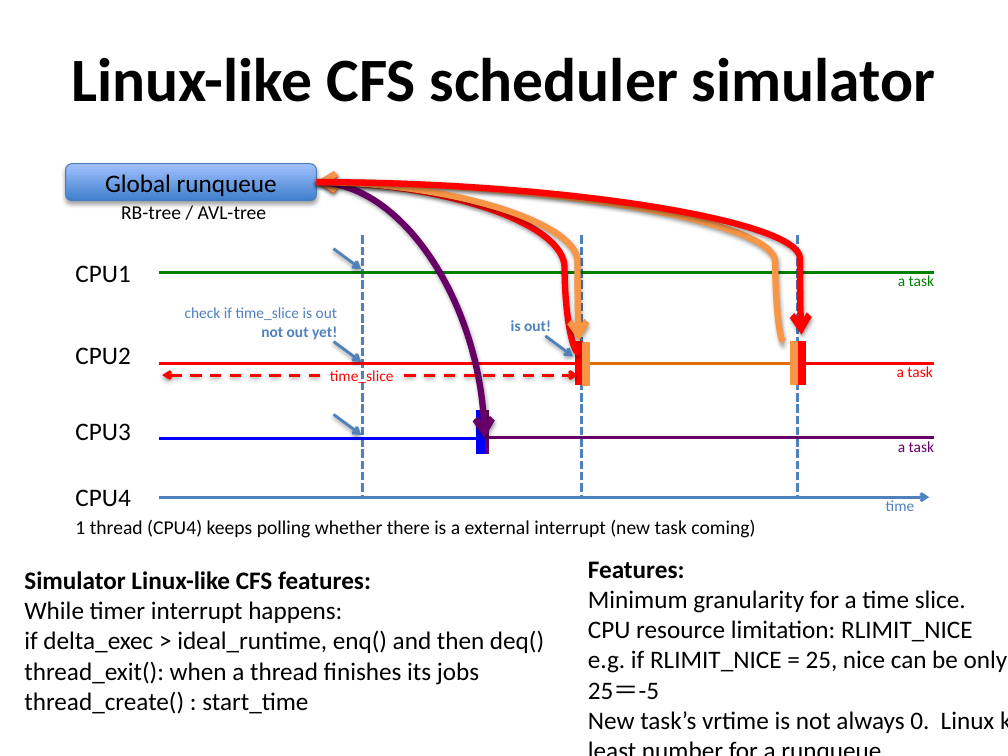
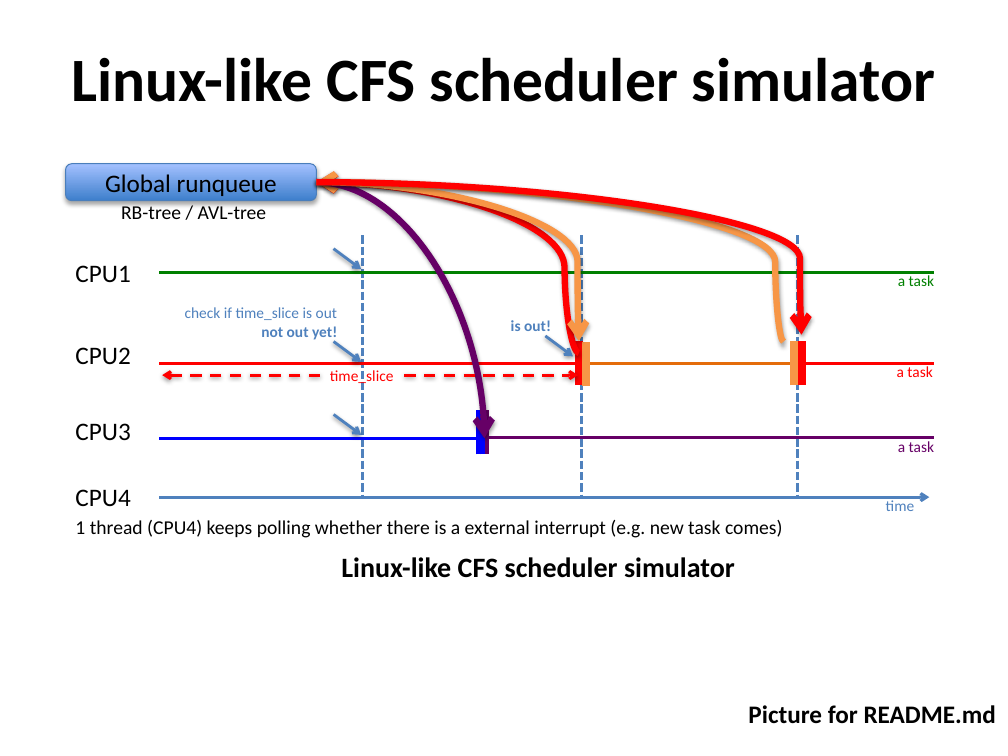
Before and after one commit to caomincan/CFSLockFreeRBTree, a slide deck: slide 11 of MPP_final_ppt_Jack_ppt.pptx (slide 2 before the commit). Drawn at 1008x756 pixels with LibreOffice and Linux fonts; fonts in the diff are those of the drawing. Boxes give left, top, right and bottom in pixels: in the first picture for what was removed or moved away, otherwise in the second. Text is boxed around its words. In the diff, an @@ line names an element or a change of style, - is before the commit and + after.

```diff
--- a/MPP_final_ppt_Jack_ppt.pptx
+++ b/MPP_final_ppt_Jack_ppt.pptx
@@ text at bbox=[75, 520, 783, 538]: text changed @@
-1 thread (CPU4) keeps polling whether there is a external interrupt (new task coming)
+1 thread (CPU4) keeps polling whether there is a external interrupt (e.g. new task comes)
@@ text added at bbox=[341, 557, 735, 578], 20 pt, text #000000, bold @@
+Linux-like CFS scheduler simulator
@@ text removed at bbox=[588, 561, 1008, 733] @@
-Features:
-Minimum granularity for a time slice.
-CPU resource limitation: RLIMIT_NICE
-e.g. if RLIMIT_NICE = 25, nice can be only 20-25＝-5
-New task’s vrtime is not always 0. Linux keep a least number for a runqueue.
@@ text removed at bbox=[24, 571, 544, 714] @@
-Simulator Linux-like CFS features:
-While timer interrupt happens:
-if delta_exec > ideal_runtime, enq() and then deq()
-thread_exit(): when a thread finishes its jobs
-thread_create() : start_time
@@ text added at bbox=[748, 705, 996, 724], 18 pt, text #000000, bold @@
+Picture for README.md
```
Also in this commit, not shown: 2 other slides changed, 5 slides added, 1 slide removed.
